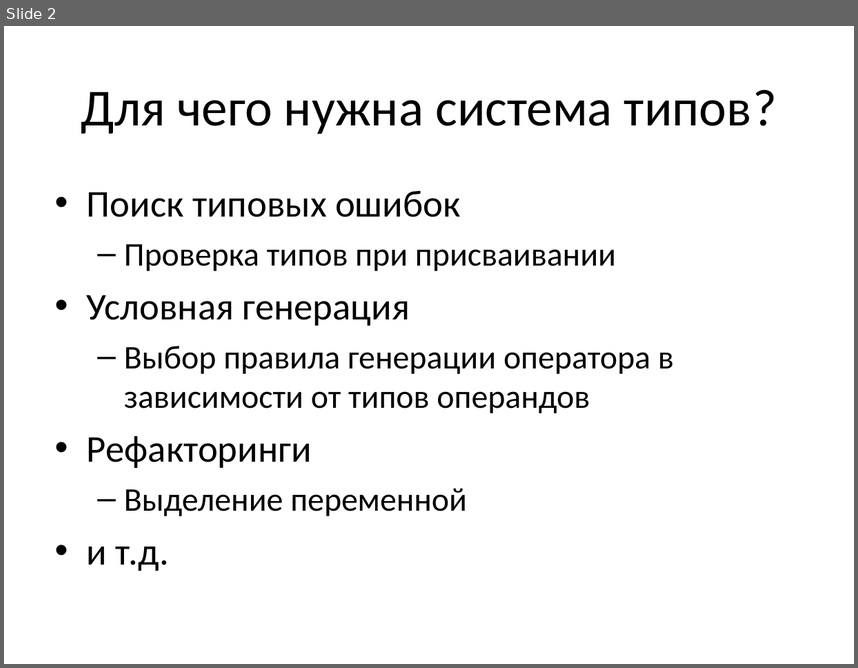
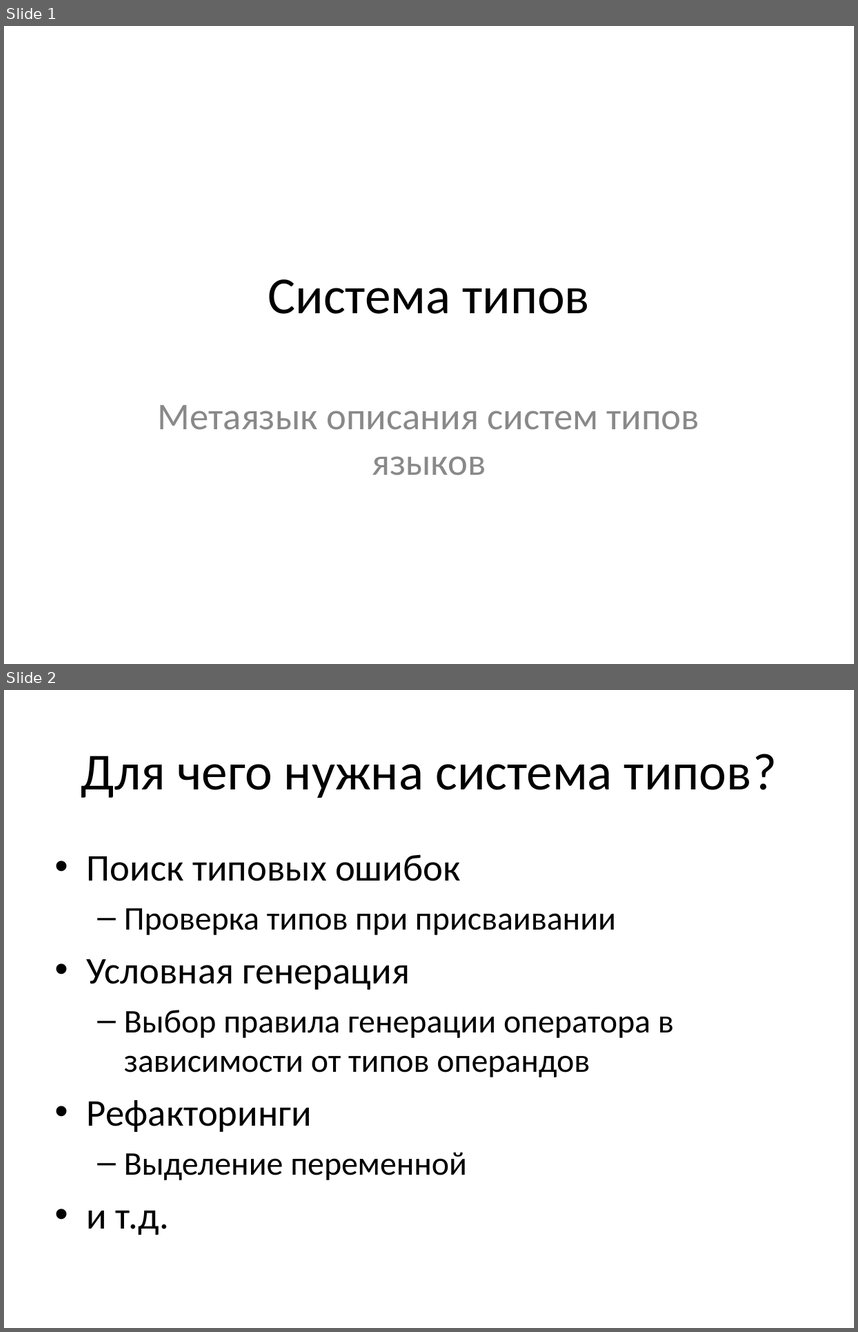
Before and after one commit to mazine/umk, a slide deck: presentations/mps-types.ppt. Shown one above the other, each under a label of ours: slide 2 before the commit, slides 1 and 2 after it. The pictures are 858x668 and 858x1332 pixels, drawn with LibreOffice and Linux fonts; fonts in the diff are those of the drawing. Boxes give left, top, right and bottom in pixels: in the first picture for what was removed or moved away, otherwise in the second. Text is boxed around its words. In the diff, an @@ line names an element or a change of style, - is before the commit and + after.

```diff
--- a/presentations/mps-types.ppt
+++ b/presentations/mps-types.ppt
@@ slide 1 added at bbox=[4, 26, 854, 664], background #FFFFFF @@
@@ title added at bbox=[268, 279, 590, 314], 44 pt, text #000000 @@
+Система типов
@@ subtitle added at bbox=[158, 405, 700, 475], 32 pt, text #898989 @@
+Метаязык описания систем типов языков
```
Also in this commit, not shown: 3 slides changed, 2 other slides added, 1 slide removed.
